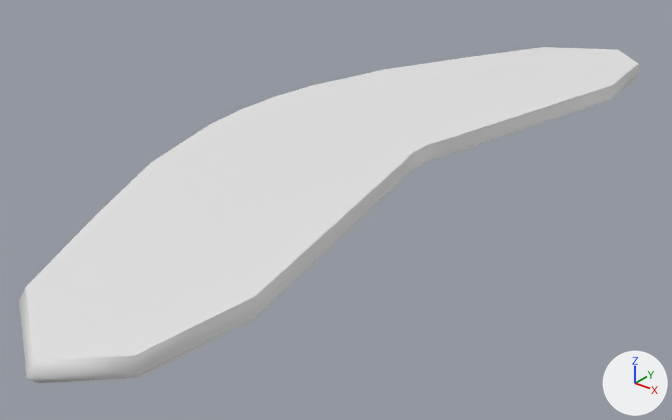
An edit to the FBX model Assets/Art/em/assets/computer.keyboard.fbx, drawn before and after from the same camera.
Both versions are drawn from a camera (50 mm lens) standing at (1.414, -1.162, 0.589) and looking at (0.535, -0.064, -0.092). Arrows for +X, +Y and +Z are at lower right; the lights stay in place. Where no turn or scale is listed for an object, it has been applied to the vertices.

The first picture shows 'bo.comp.ketboard DONE'.
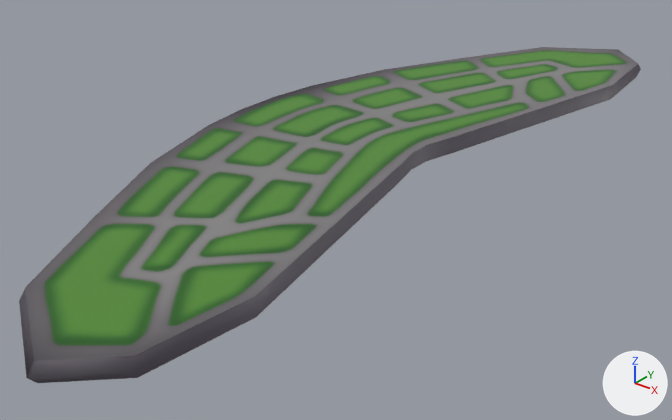
The newer file is also rescaled (x0.424), turned or shifted as a whole; pictures and numbers use the older file's frame.

What changed in the scene script:
```text
Add img_t_comp_text_defaultmaterial_basemap_png:
    img_t_comp_text_defaultmaterial_basemap_png = load_image('T_comp.text_DefaultMaterial_BaseMap.png', '../textures/T_comp.text_DefaultMaterial_BaseMap.png', 2048, 2048, 'sRGB')
Add mat_material_001:
    mat_material_001 = principled_material('Material.001')
    mat_material_001.texture = img_t_comp_text_defaultmaterial_basemap_png
Change me_cube_008:
    where me_cube_008.from_pydata(...)  # 98 vertices, 96 faces; spans x -0.168..0.297, y -0.745..0.745, z 0.0..0.029
    add me_cube_008.materials.append(mat_material_001)  # picture img_t_comp_text_defaultmaterial_basemap_png
```

Where the change shows, as pixel boxes (x1, y1, x2, y2) in the pictures (672 x 420 px):
'bo.comp.ketboard DONE', recoloured: (19, 47, 641, 383) in both
